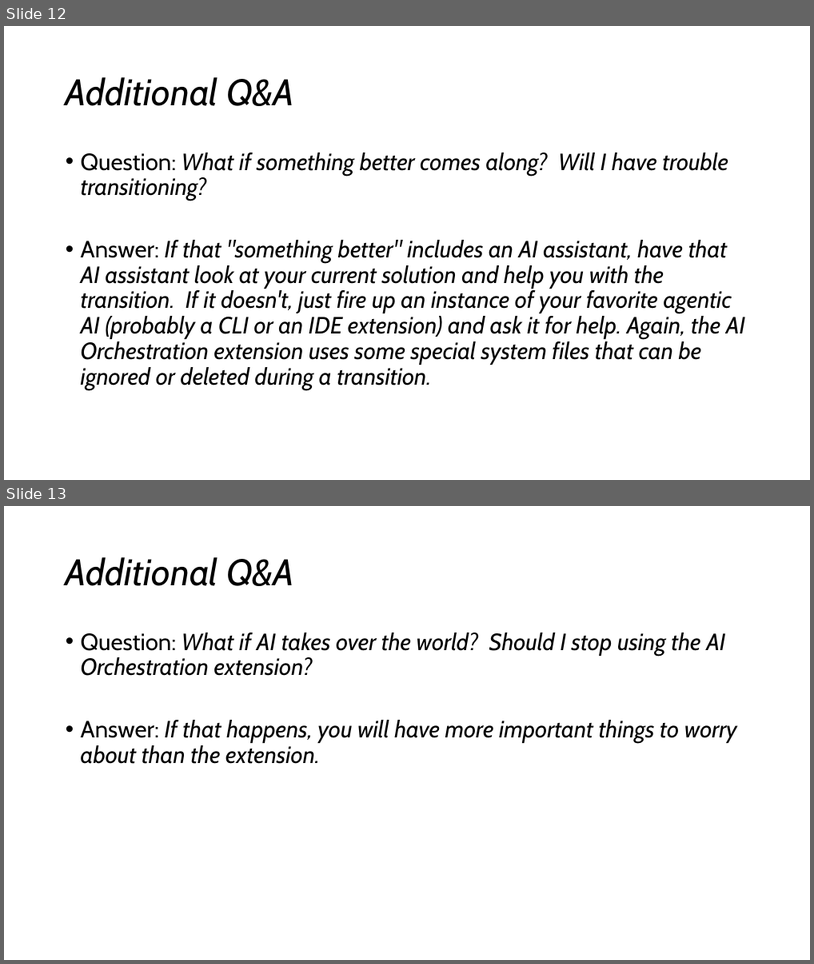
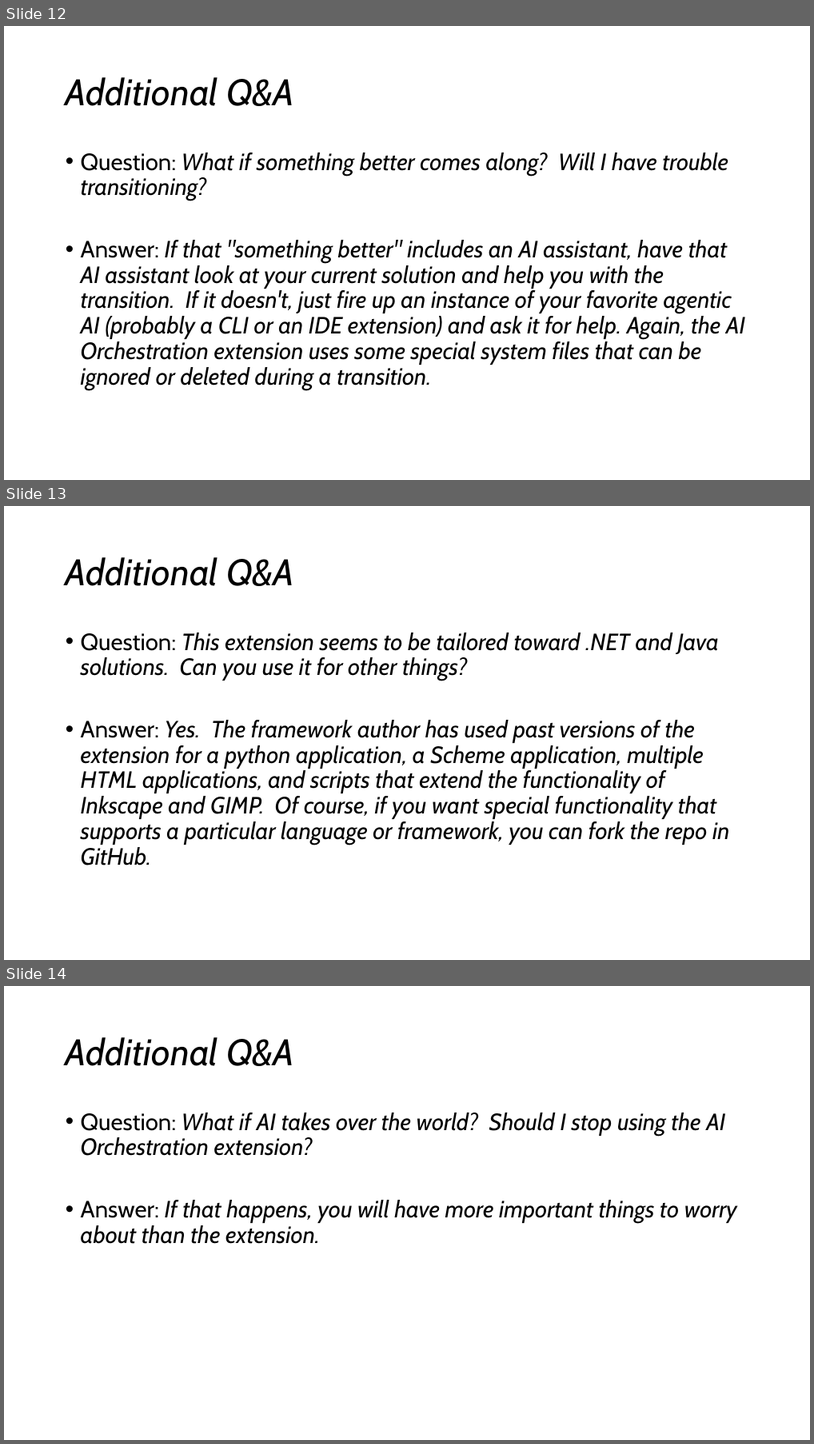
Before and after one commit to darndestdabbler/dabbler-ai-orchestration, a slide deck: docs/onboarding/ai-orchestration.pptx. Shown one above the other, each under a label of ours: slides 12 and 13 before the commit, slides 12, 13 and 14 after it. The pictures are 814x964 and 814x1444 pixels, drawn with LibreOffice and Linux fonts; fonts in the diff are those of the drawing. Boxes give left, top, right and bottom in pixels: in the first picture for what was removed or moved away, otherwise in the second. Text is boxed around its words. In the diff, an @@ line names an element or a change of style, - is before the commit and + after.

```diff
--- a/docs/onboarding/ai-orchestration.pptx
+++ b/docs/onboarding/ai-orchestration.pptx
@@ slide 13 added at (x1=4, y1=506, x2=810, y2=960), background #FFFFFF @@
@@ title added at (x1=66, y1=557, x2=294, y2=586), 44 pt, text #000000, italic @@
+Additional Q&A
@@ text added at (x1=81, y1=632, x2=730, y2=865), 28 pt, text #000000, italic @@
+• Question: This extension seems to be tailored toward .NET and Java solutions. Can you use it for other things?
+• Answer: Yes. The framework author has used past versions of the extension for a python application, a Scheme application, multiple HTML applications, and scripts that extend the functionality of Inkscape and GIMP. Of course, if you want special functionality that supports a particular language or framework, you can fork the repo in GitHub.
@@ what was slide 13 is now slide 14 @@
```
Also in this commit, not shown: 1 slide changed, 2 other slides added.
